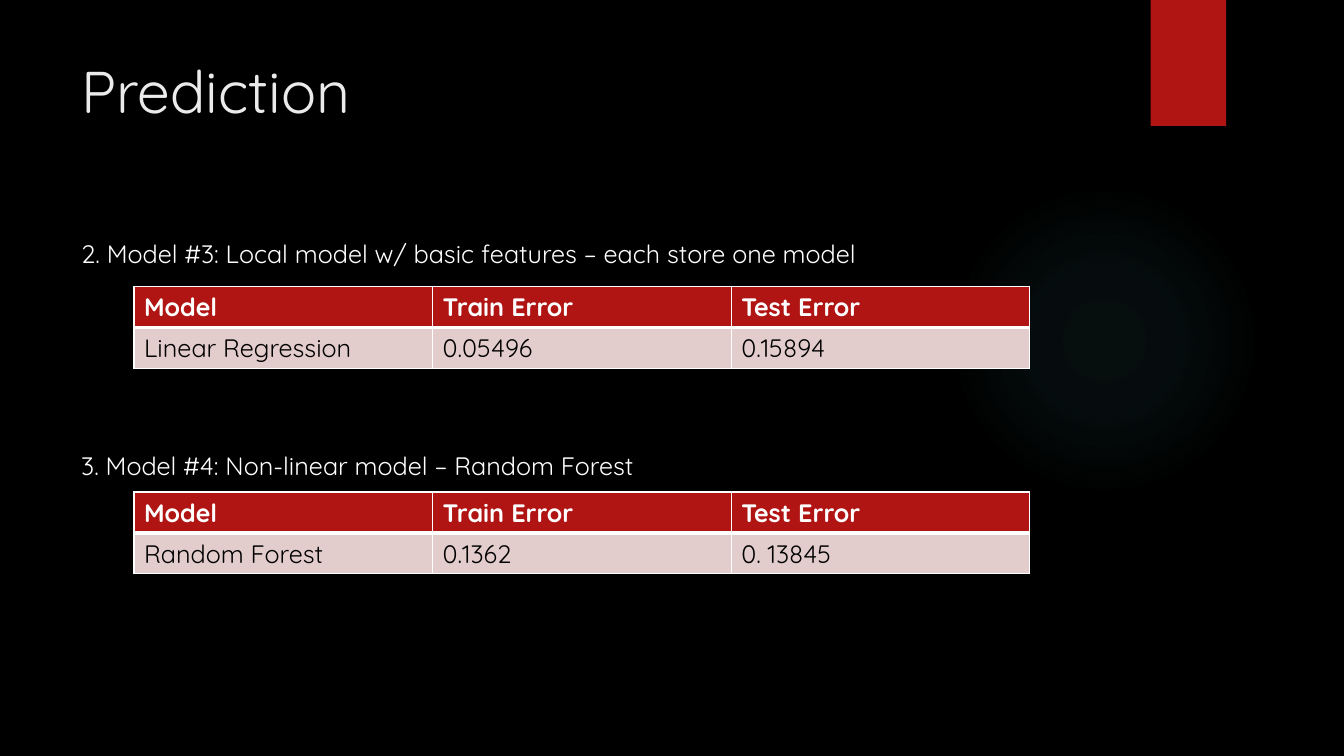
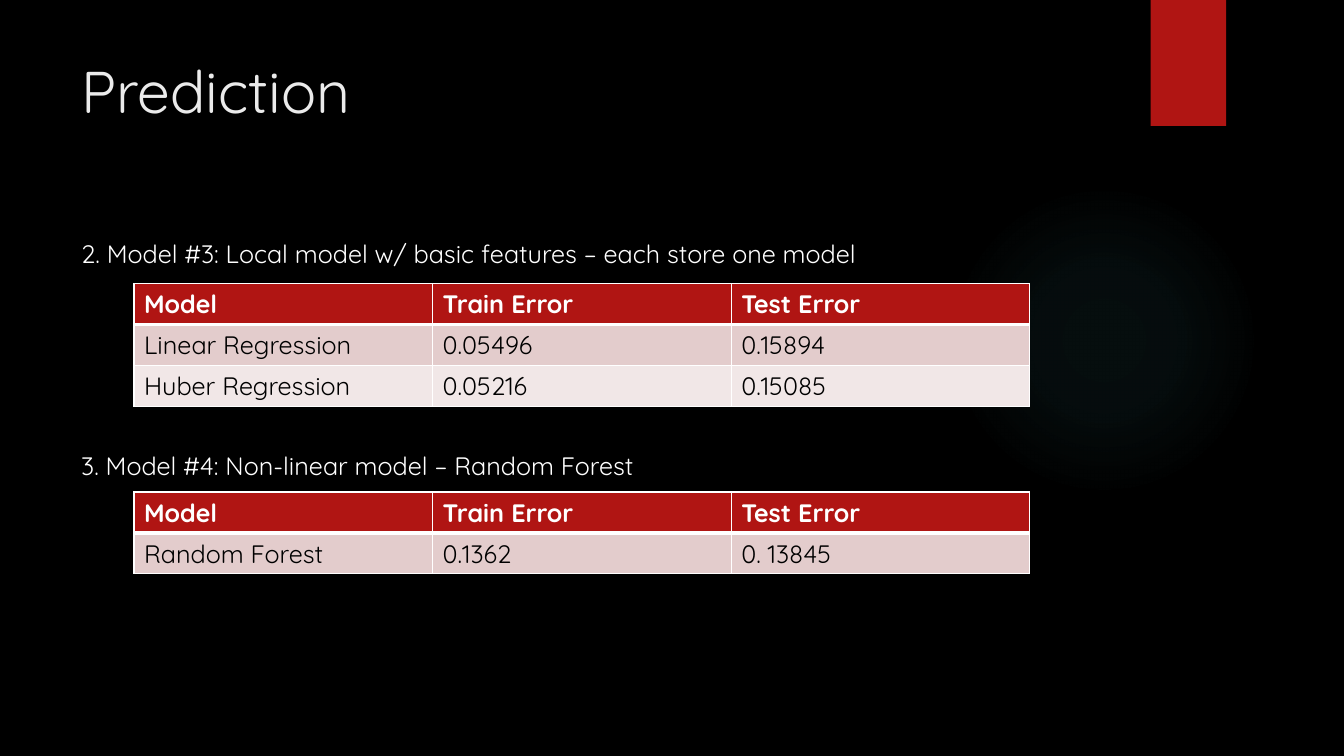
Before and after one commit to hq43/ORIE4741-Proj, a slide deck: slide 9 of Predicting Rossmann Store Sales.pptx. Drawn at 1344x756 pixels with LibreOffice and Linux fonts; fonts in the diff are those of the drawing; background and template pictures are left out. Boxes give left, top, right and bottom in pixels: in the first picture for what was removed or moved away, otherwise in the second. Text is boxed around its words. In the diff, an @@ line names an element or a change of style, - is before the commit and + after.

```diff
--- a/Predicting Rossmann Store Sales.pptx
+++ b/Predicting Rossmann Store Sales.pptx
@@ table at (x1=134, y1=283, x2=1029, y2=406) @@
+row 3: Huber Regression | 0.05216 | 0.15085
```
Also in this commit, not shown: 1 other slide changed.
